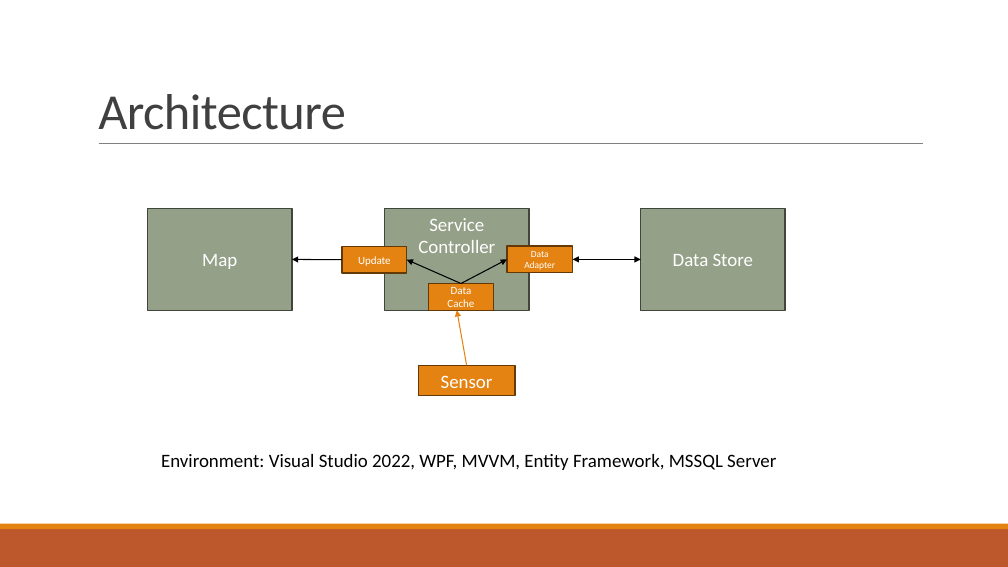
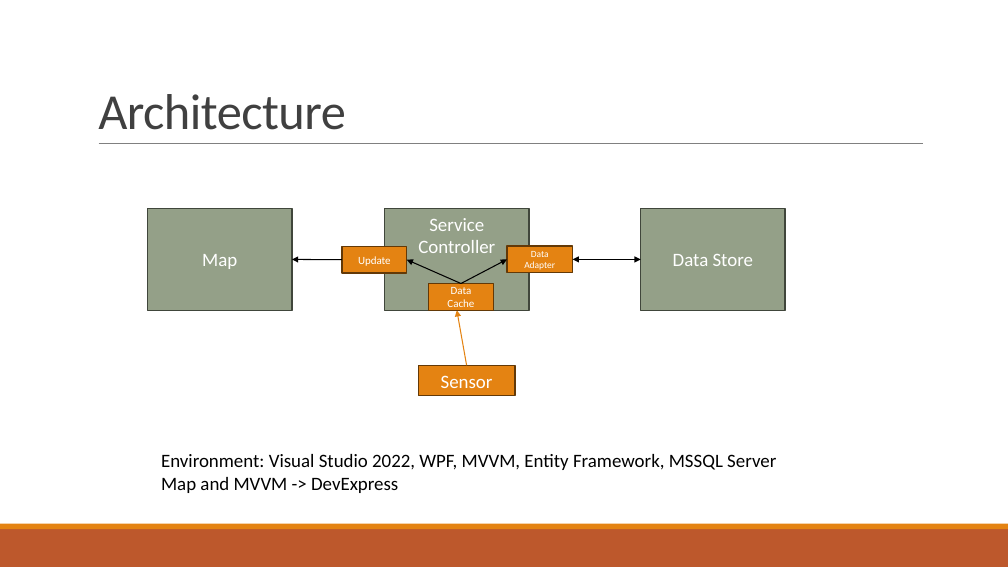
Before and after one commit to vishnut13/codechallenge24, a slide deck: slide 4 of Docs/Code Challenge.pptx. Drawn at 1008x567 pixels with LibreOffice and Linux fonts; fonts in the diff are those of the drawing. Boxes give left, top, right and bottom in pixels: in the first picture for what was removed or moved away, otherwise in the second. Text is boxed around its words. In the diff, an @@ line names an element or a change of style, - is before the commit and + after.

```diff
--- a/Docs/Code Challenge.pptx
+++ b/Docs/Code Challenge.pptx
@@ text at (161,454,776,493): text changed @@
-Environment: Visual Studio 2022, WPF, MVVM, Entity Framework, MSSQL Server
+Environment: Visual Studio 2022, WPF, MVVM, Entity Framework, MSSQL Server
+Map and MVVM -> DevExpress
```
Also in this commit, not shown: 2 other files.
